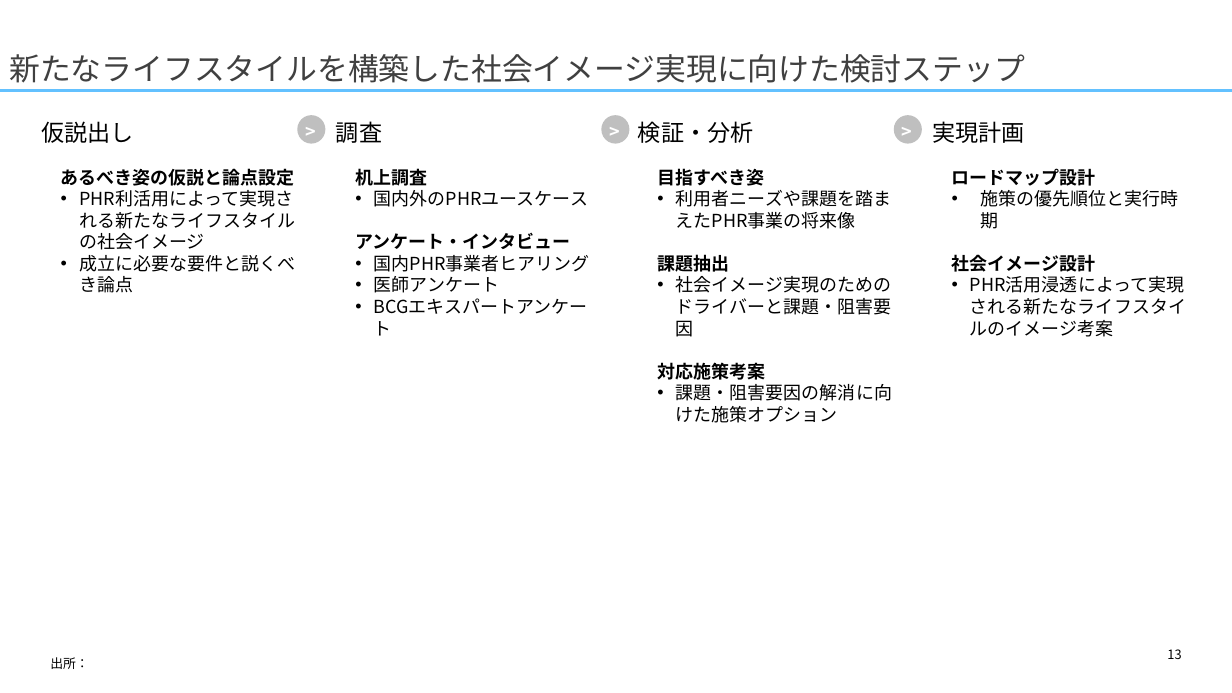
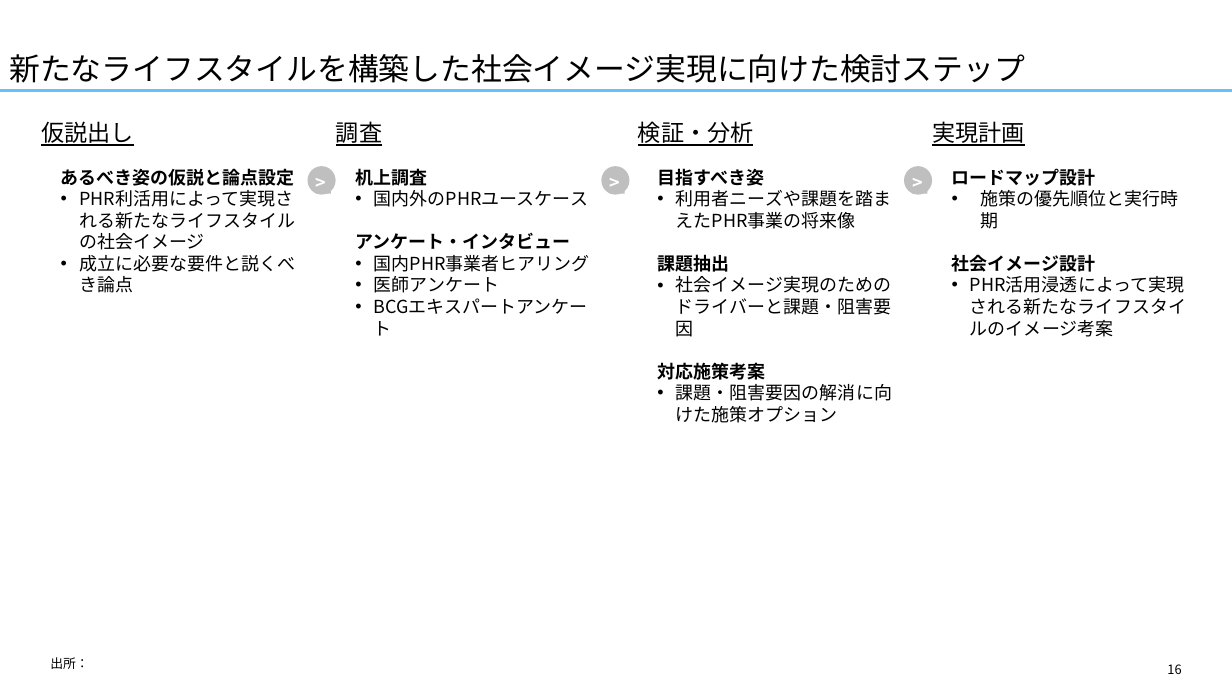
Before and after one commit to yuzucha16/dotfiles, a slide deck: slide 16 of office/Blank.potx (slide 13 before the commit). Drawn at 1232x693 pixels with LibreOffice and Linux fonts; fonts in the diff are those of the drawing. Boxes give left, top, right and bottom in pixels: in the first picture for what was removed or moved away, otherwise in the second. Text is boxed around its words. In the diff, an @@ line names an element or a change of style, - is before the commit and + after.

```diff
--- a/office/Blank.potx
+++ b/office/Blank.potx
@@ title "新たなライフスタイルを構築した社会イメージ実現に向けた検討ステップ" at (9,54,1025,83): text colour #404040 to #000000 @@
@@ underline on in 4 elements at (41,121,133,146), (336,121,382,146), (638,121,753,146), (932,121,1024,146) @@
@@ ellipse: place and size @@
-ellipse at (298,116,325,144)
+ellipse at (308,166,335,195)
@@ rectangle ">": place and size @@
-rectangle ">" at (305,121,317,138)
+rectangle ">" at (316,172,331,194)
@@ ellipse: place and size @@
-ellipse at (602,116,629,144)
+ellipse at (602,166,629,195)
@@ rectangle ">": place and size @@
-rectangle ">" at (610,121,622,138)
+rectangle ">" at (610,172,625,194)
@@ ellipse: place and size @@
-ellipse at (894,116,921,144)
+ellipse at (904,166,932,195)
@@ rectangle ">": place and size @@
-rectangle ">" at (902,121,914,138)
+rectangle ">" at (912,172,927,194)
@@ page number at (1167,664,1181,674): text changed @@
-13
+16
```
Also in this commit, not shown: 24 other slides changed, 4 slides added.
